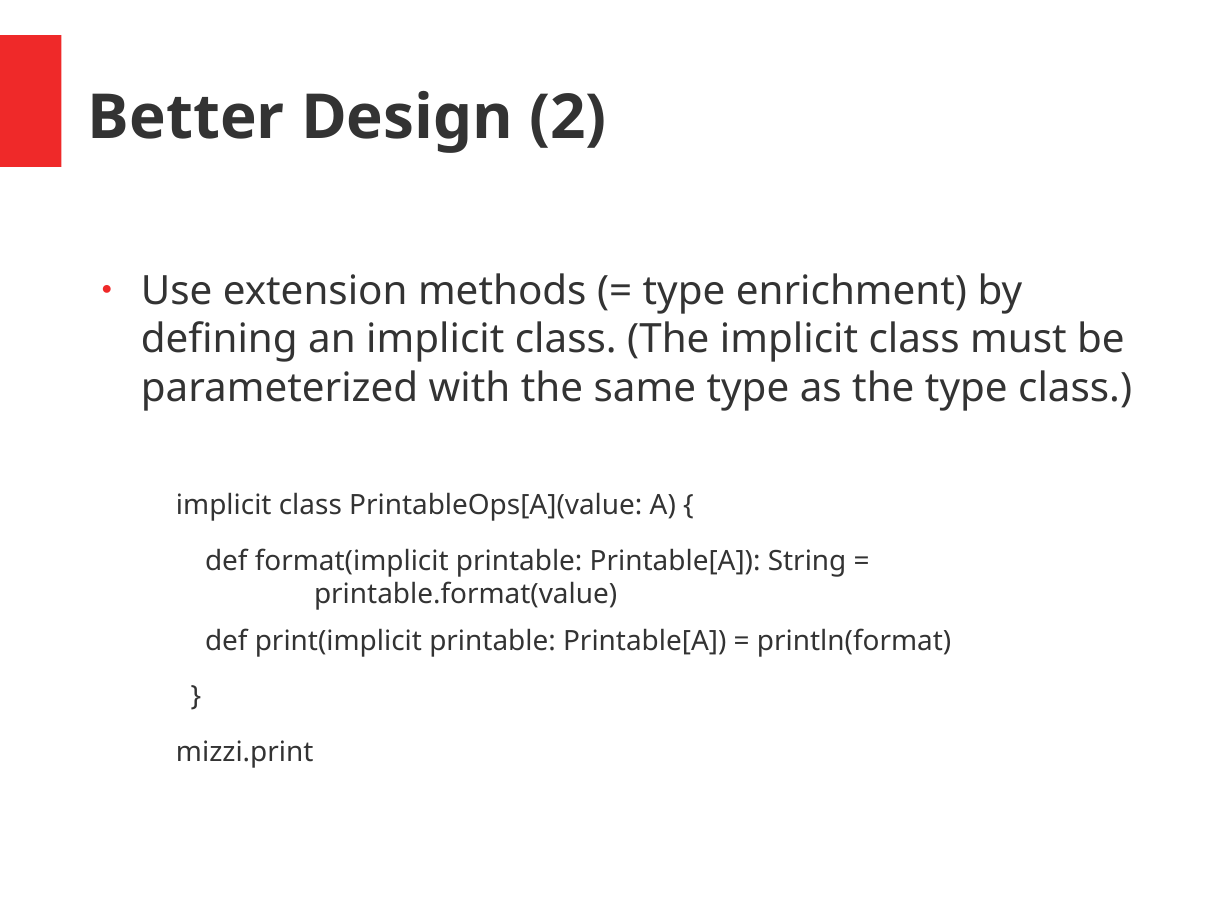
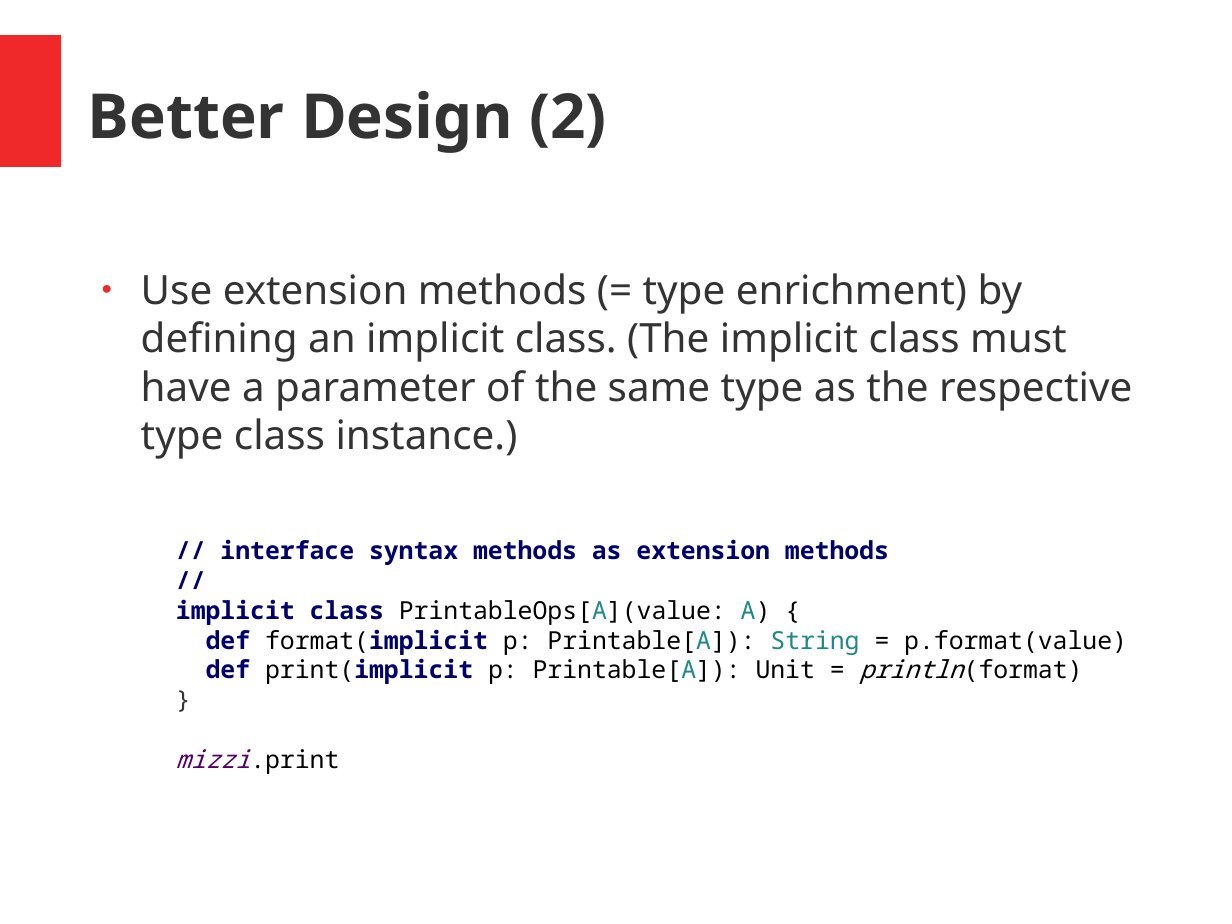
Before and after one commit to hermannhueck/typeclasses, a slide deck: slide 15 of Slides/TypeClasses.pptx (slide 13 before the commit). Drawn at 1232x924 pixels with LibreOffice and Linux fonts; fonts in the diff are those of the drawing. Boxes give left, top, right and bottom in pixels: in the first picture for what was removed or moved away, otherwise in the second. Text is boxed around its words. In the diff, an @@ line names an element or a change of style, - is before the commit and + after.

Commit message:
Slides: improved

```diff
--- a/Slides/TypeClasses.pptx
+++ b/Slides/TypeClasses.pptx
@@ text at (x1=141, y1=273, x2=1132, y2=565): text changed @@
-● Use extension methods (= type enrichment) by defining an implicit class. (The implicit class must be parameterized with the same type as the type class.)
+● Use extension methods (= type enrichment) by defining an implicit class. (The implicit class must have a parameter of the same type as the respective type class instance.)
+// interface syntax methods as extension methods
+//
@@ text at (x1=176, y1=599, x2=771, y2=774): size 18 to 16 pt, font Noto Sans to Noto Sans Mono in "implicit class PrintableOps[A](value: A) {", "}", "mizzi.print"; text colour #333333 to #00006D, bold on in "implicit class"; text colour #333333 to #000000 in "PrintableOps[A](value: A) {", "mizzi.print"; text colour #333333 to #1F888B in "PrintableOps[A](value: A)"; text colour #333333 to #520067, italic on in "mizzi.print"; indent changed; less space between paragraphs @@
@@ text at (x1=206, y1=629, x2=1127, y2=684): text changed; size 18 to 16 pt; font Noto Sans to Noto Sans Mono; text colour #333333 to #000000 @@
-def format(implicit printable: Printable[A]): String =
-printable.format(value)
-def print(implicit printable: Printable[A]) = println(format)
+def format(implicit p: Printable[A]): String = p.format(value)
+def print(implicit p: Printable[A]): Unit = println(format)
```
Also in this commit, not shown: 11 other slides changed, 2 slides added, 1 other file.
